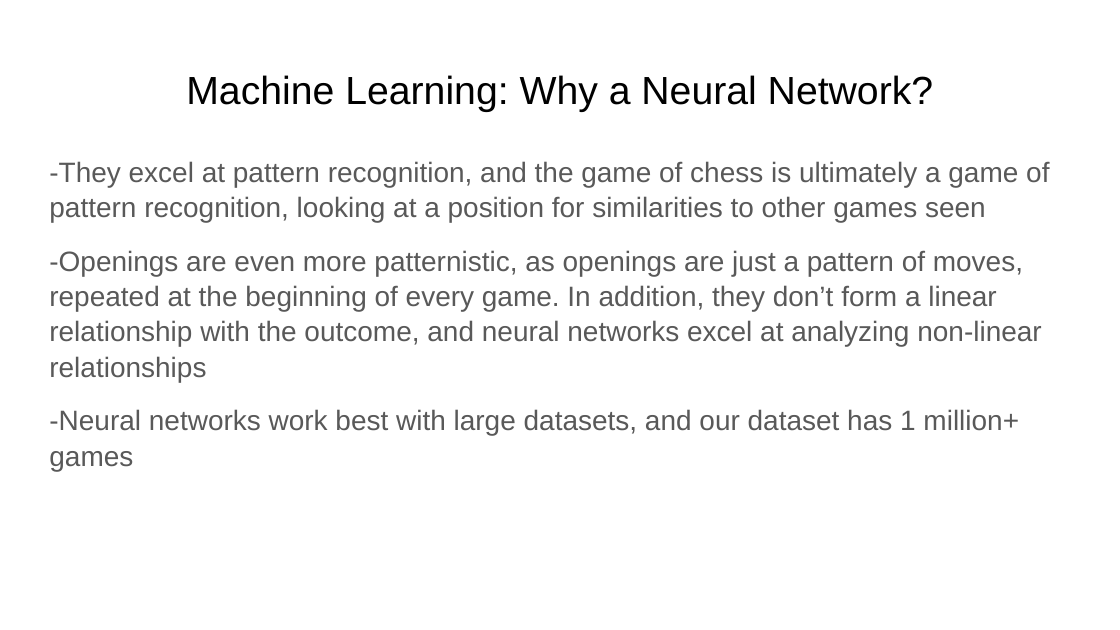
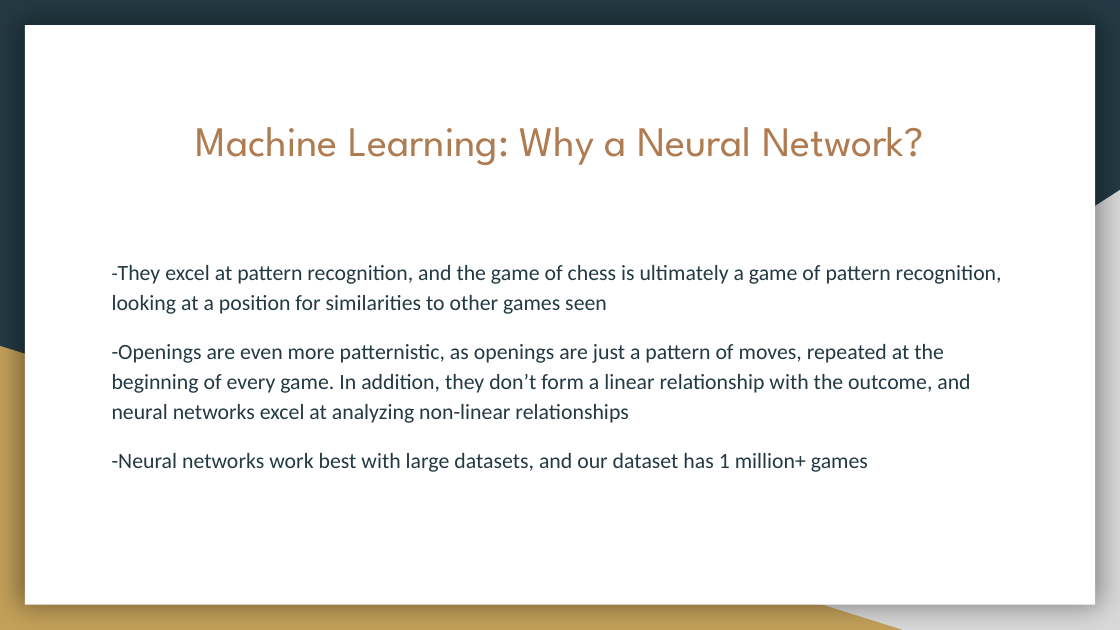
Before and after one commit to Nveatch/Chess_Games_Group_Analysis, a slide deck: slide 16 of Group_1_Presentation.pptx (slide 15 before the commit). Drawn at 1120x630 pixels with LibreOffice and Linux fonts; fonts in the diff are those of the drawing. Boxes give left, top, right and bottom in pixels: in the first picture for what was removed or moved away, otherwise in the second. Text is boxed around its words. In the diff, an @@ line names an element or a change of style, - is before the commit and + after.

```diff
--- a/Group_1_Presentation.pptx
+++ b/Group_1_Presentation.pptx
@@ background #FFFFFF to #233A44 @@
@@ rectangle added at (25,26,1095,605), fill #FFFFFF @@
@@ title "Machine Learning: Why a Neural ...": place and size @@
-title "Machine Learning: Why a Neural ..." at (186,75,933,112)
+title "Machine Learning: Why a Neural ..." at (196,127,924,165)
@@ title "Machine Learning: Why a Neural ..." at (196,127,924,165): size 25.2 to 27 pt, font Arial to League Spartan, text colour #000000 to #AF7B51 @@
@@ right triangle added at (439,190,1120,630), fill #D9D9D9 @@
@@ text "-They excel at pattern recognition, ...": place and size @@
-text "-They excel at pattern recognition, ..." at (49,161,1049,471)
+text "-They excel at pattern recognition, ..." at (112,265,1002,472)
@@ text "-They excel at pattern recognition, ..." at (112,265,1002,472): size 18 to 13 pt in "-They"; size 18 to 14 pt, font Arial to Calibri, text colour #595959 to #233A44; line spacing 1.05 to 1.15 @@
@@ right triangle added at (0,346,903,630), fill #C4A15A @@
```
Also in this commit, not shown: 18 other slides changed, 1 slide added.
